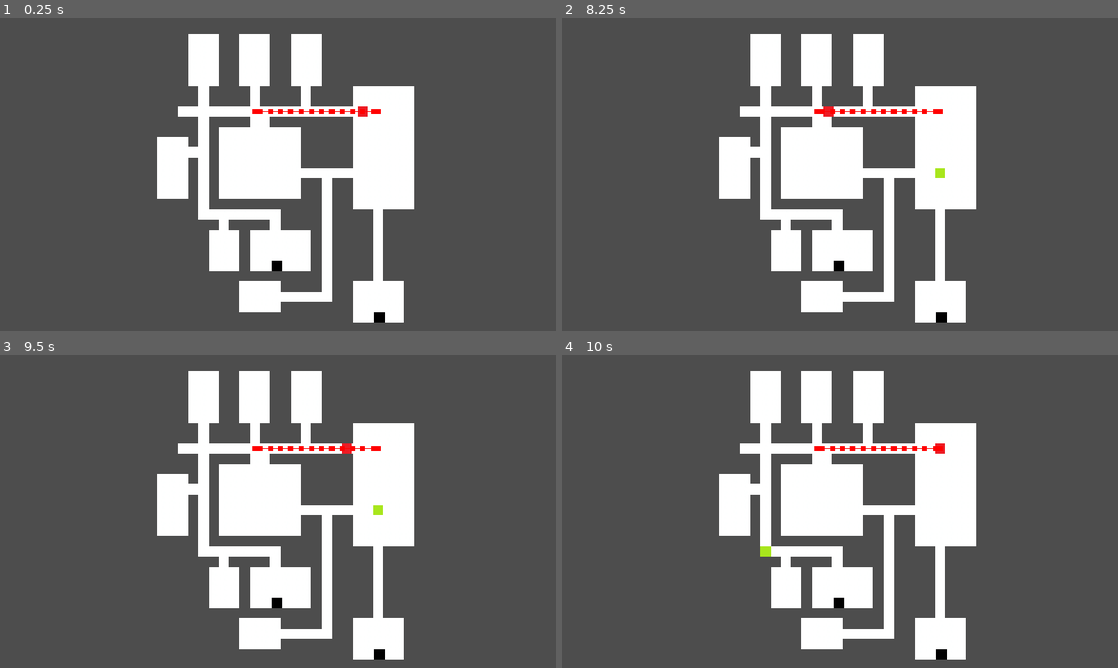
Above: before the commit, frames 1-4 (two rows, left to right).
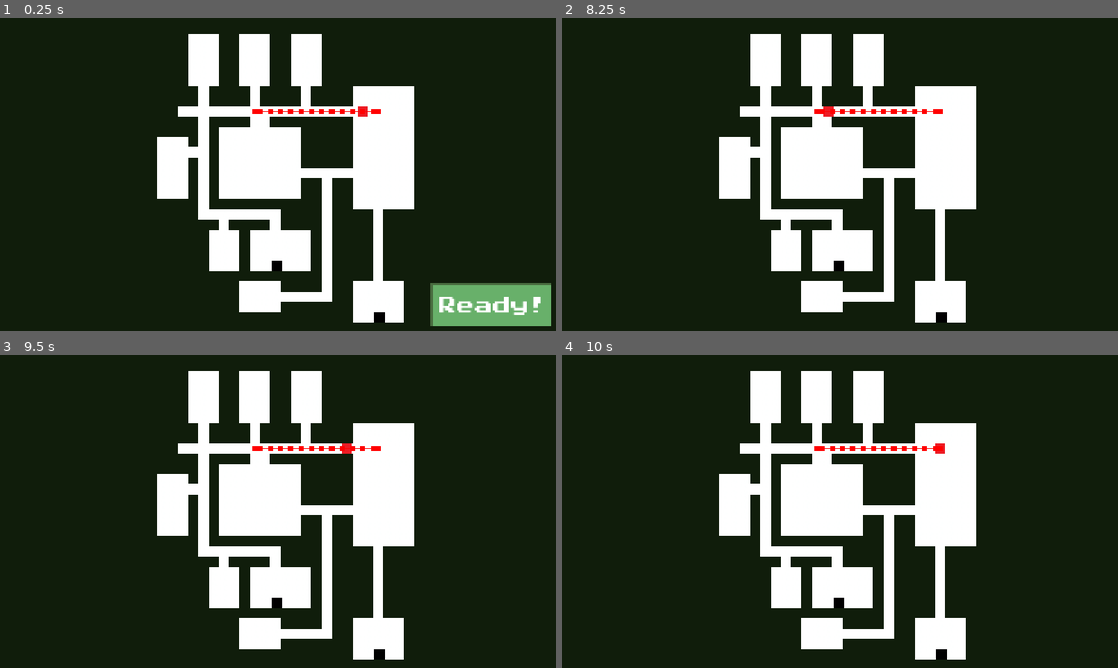
Above: after the commit, the same moments.

Repository: WittySmirk/wardenonholiday
Game: Godot game, scene res://map.tscn
The game is run twice, just before and just after one commit, with the same random seed, the same clock (stepped at 60 frames per second) and the same inputs.
Inputs (mouse positions are in pixels of both pictures, inside the frame that each line leads up to):
- Up to frame 1 (0.25 s): no input
- Up to frame 2 (8.25 s): click (1051, 302) at 0.5 s, where only the run after the commit has a clickable "Ready!"; move the mouse to (940, 287) at 1.27 s; click (940, 287) at 1.42 s; tap Enter at 2, 5, 8 s; move the mouse to (940, 174) at 2.02 s; click (940, 174) at 2.17 s; tap Space at 2.75, 6.5 s; move the mouse to (940, 111) at 2.77 s; click (940, 111) at 2.92 s; move the mouse to (767, 111) at 3.52 s; click (767, 111) at 3.67 s; move the mouse to (767, 152) at 4.27 s; click (767, 152) at 4.42 s; move the mouse to (767, 215) at 5.02 s; click (767, 215) at 5.17 s; move the mouse to (840, 215) at 5.77 s; click (840, 215) at 5.92 s; move the mouse to (817, 111) at 6.52 s; click (817, 111) at 6.67 s; move the mouse to (817, 174) at 7.27 s; click (817, 174) at 7.42 s; move the mouse to (940, 318) at 8.02 s; click (940, 318) at 8.17 s
- Up to frame 3 (9.5 s): click (378, 655) at 8.92 s
- Up to frame 4 (10 s): move the mouse to (840, 602) at 9.52 s; click (840, 602) at 9.67 s

The runs differ from the first frame. In frame 1, 80% of the frame differs, in the area x 0-100%, y 0-100%; in frame 2, 80%; in frame 3, 80%; in frame 4, 80%.

Commit message:
Global Game State

Diff:
--- /dev/null
+++ b/UI/label.gd
@@ -0,0 +1,11 @@
+extends Label
+
+
+# Called when the node enters the scene tree for the first time.
+func _ready() -> void:
+	pass # Replace with function body.
+
+
+# Called every frame. 'delta' is the elapsed time since the previous frame.
+func _process(delta: float) -> void:
+	pass
--- /dev/null
+++ b/UI/ready_button.gd
@@ -0,0 +1,37 @@
+extends TextureButton
+
+@onready var label = $Label
+
+var press_offset = Vector2(2, 1)
+
+# Called when the node enters the scene tree for the first time.
+func _ready() -> void:
+	# Connect callbacks for button press
+	button_up.connect(_on_button_down)
+	button_down.connect(_on_button_up)
+
+	# Connect callbacks for GameState change
+	GameState.state_changed.connect(_handle_game_state_change)
+
+# IDK why _on_button_up() doesn't work for changing game state
+func _pressed():
+	# Change GameState to NIGHT
+	GameState.change_game_state(GameState.States.NIGHT)
+
+# Called when button is pressed
+func _on_button_up():
+	label.position -= press_offset
+	self.position -= press_offset
+
+# Called when button is released
+func _on_button_down():
+	# Do little press animation
+	label.position += press_offset
+	self.position += press_offset
+
+# Handle GameState changes
+func _handle_game_state_change(state: GameState.States):
+	if state == GameState.States.DAY:
+		self.visible = true
+	else:
+		self.visible = false
--- /dev/null
+++ b/UI/ready_button.tscn
@@ -0,0 +1,34 @@
+[gd_scene format=3 uid="uid://sl54q5c6hryb"]
+
+[ext_resource type="Texture2D" uid="uid://cpgvu1o21xywg" path="res://sprites/buttons/ButtonUnpressedLong.png" id="1_fok4p"]
+[ext_resource type="Texture2D" uid="uid://dndei0jtv2pdp" path="res://sprites/buttons/ButtonPressedLong.png" id="2_3qou5"]
+[ext_resource type="FontFile" uid="uid://d3bwkt6m482pw" path="res://fonts/PressStart2P-Regular.ttf" id="3_0qmqc"]
+[ext_resource type="Script" uid="uid://ht6tcbnvyhq5" path="res://UI/ready_button.gd" id="3_qecg4"]
+[ext_resource type="Script" uid="uid://du5u44fjopnrw" path="res://UI/label.gd" id="4_3qou5"]
+
+[sub_resource type="LabelSettings" id="LabelSettings_0iomv"]
+font = ExtResource("3_0qmqc")
+font_size = 32
+
+[node name="TextureButton" type="TextureButton" unique_id=1576267881]
+texture_filter = 1
+offset_right = 214.0
+offset_bottom = 76.0
+texture_normal = ExtResource("1_fok4p")
+texture_pressed = ExtResource("2_3qou5")
+ignore_texture_size = true
+stretch_mode = 0
+script = ExtResource("3_qecg4")
+
+[node name="Label" type="Label" parent="." unique_id=867850128]
+texture_filter = 1
+layout_mode = 0
+offset_left = 11.0
+offset_top = 13.0
+offset_right = 213.0
+offset_bottom = 70.0
+text = "Ready!"
+label_settings = SubResource("LabelSettings_0iomv")
+horizontal_alignment = 1
+vertical_alignment = 1
+script = ExtResource("4_3qou5")
--- a/game_state.gd
+++ b/game_state.gd
@@ -1,4 +1,14 @@
 extends Node
+
+# Signal emitter for other nodes when GameState changes
+signal state_changed(new_state)
+
+# Game States
+enum States { START, DAY, NIGHT, LOSE }
+var current_state = States.START:
+	set(value):
+		current_state = value
+		state_changed.emit(current_state)
 
 var selected_guard: Gaurd = null
 
@@ -15,6 +25,14 @@
 		return true
 	return false
 
+## Switch from Day state to Night state
+func change_game_state(state: States):
+	print("Changing gamestate to: ", get_state_name(state))
+	current_state = state
+
+## Get human readable state enum
+func get_state_name(state: States) -> String:
+	return States.keys()[state]
 
 ## Called when the node enters the scene tree for the first time.
 #func _ready() -> void:
--- /dev/null
+++ b/label.gd
@@ -0,0 +1,11 @@
+extends Label
+
+
+# Called when the node enters the scene tree for the first time.
+func _ready() -> void:
+	pass # Replace with function body.
+
+
+# Called every frame. 'delta' is the elapsed time since the previous frame.
+func _process(delta: float) -> void:
+	pass
--- a/map.tscn
+++ b/map.tscn
@@ -5,6 +5,7 @@
 [ext_resource type="PackedScene" uid="uid://bgaivag0km53a" path="res://guard.tscn" id="2_e0an3"]
 [ext_resource type="PackedScene" uid="uid://krut1eodpew1" path="res://move_target.tscn" id="3_e0an3"]
 [ext_resource type="PackedScene" uid="uid://bgu1vgta1djtq" path="res://inmate.tscn" id="4_p5pve"]
+[ext_resource type="PackedScene" uid="uid://sl54q5c6hryb" path="res://UI/ready_button.tscn" id="6_iw27f"]
 
 [sub_resource type="GDScript" id="GDScript_e0an3"]
 script/source = "extends Node2D
@@ -226,12 +227,11 @@
 script = SubResource("GDScript_e0an3")
 
 [node name="ColorRect" type="ColorRect" parent="." unique_id=2064648720]
-visible = false
 offset_left = -1067.0
 offset_top = -324.0
 offset_right = 2821.0
 offset_bottom = 2195.0
-color = Color(0, 0, 0, 1)
+color = Color(0.06253747, 0.11460685, 0.042602614, 1)
 
 [node name="TileMapLayer" type="TileMapLayer" parent="." unique_id=2062702629]
 visible = false
@@ -296,3 +296,10 @@
 [node name="inmate" parent="." unique_id=348266310 node_paths=PackedStringArray("current_node") instance=ExtResource("4_p5pve")]
 position = Vector2(124, 68)
 current_node = NodePath("../movement_nodes/move_target9")
+
+[node name="ReadyButton" parent="." unique_id=1576267881 instance=ExtResource("6_iw27f")]
+offset_left = 164.0
+offset_top = 201.0
+offset_right = 378.0
+offset_bottom = 277.0
+scale = Vector2(0.43874848, 0.4399994)
Not shown, added: UI/label.gd.uid
Not shown, added: UI/ready_button.gd.uid
Binary file added: fonts/PressStart2P-Regular.ttf
Not shown, added: fonts/PressStart2P-Regular.ttf.import
Not shown, added: label.gd.uid
Binary file added: sprites/buttons/ButtonPressed.png
Not shown, added: sprites/buttons/ButtonPressed.png.import
Binary file added: sprites/buttons/ButtonPressedLong.png
Not shown, added: sprites/buttons/ButtonPressedLong.png.import
Binary file added: sprites/buttons/ButtonUnpressed.png
Not shown, added: sprites/buttons/ButtonUnpressed.png.import
Binary file added: sprites/buttons/ButtonUnpressedLong.png
(and 1 more such lines)
